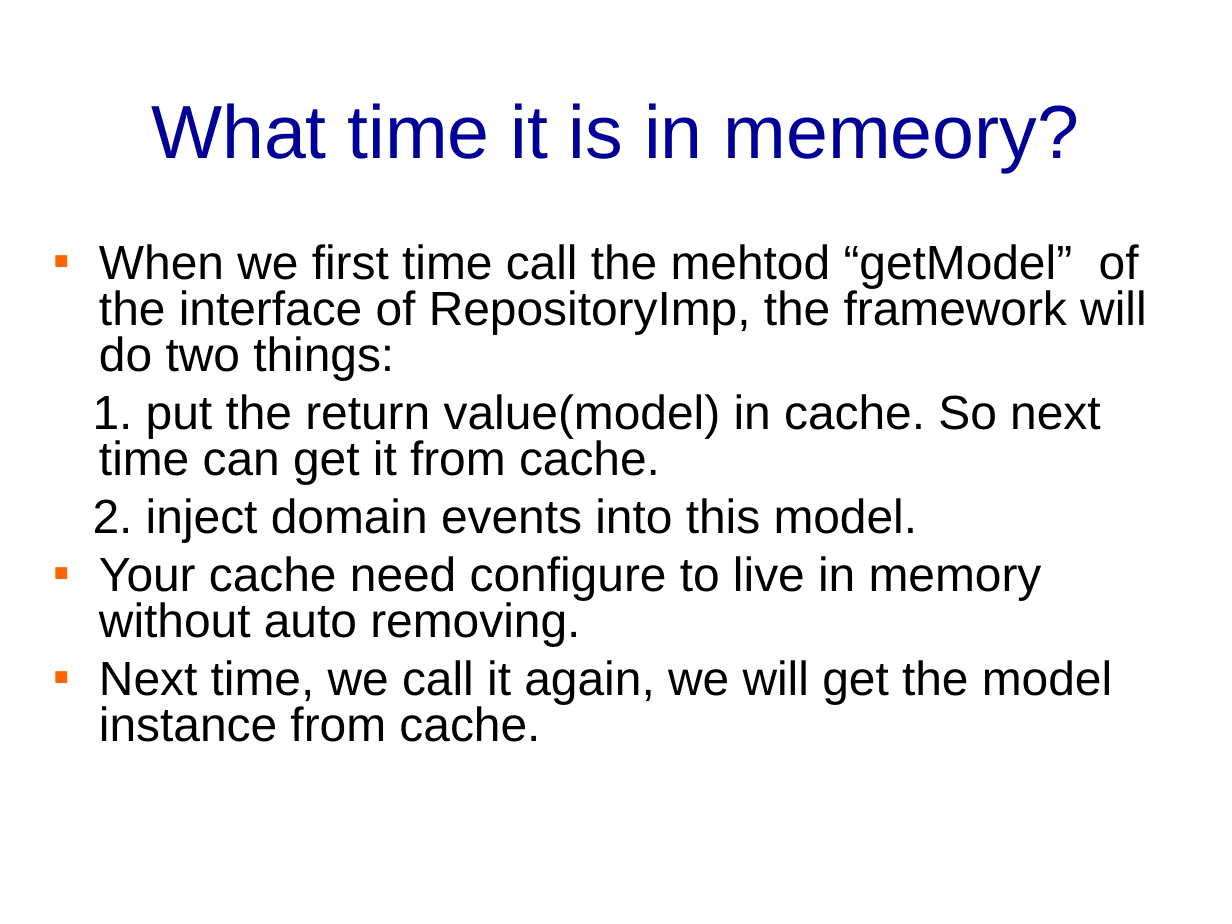
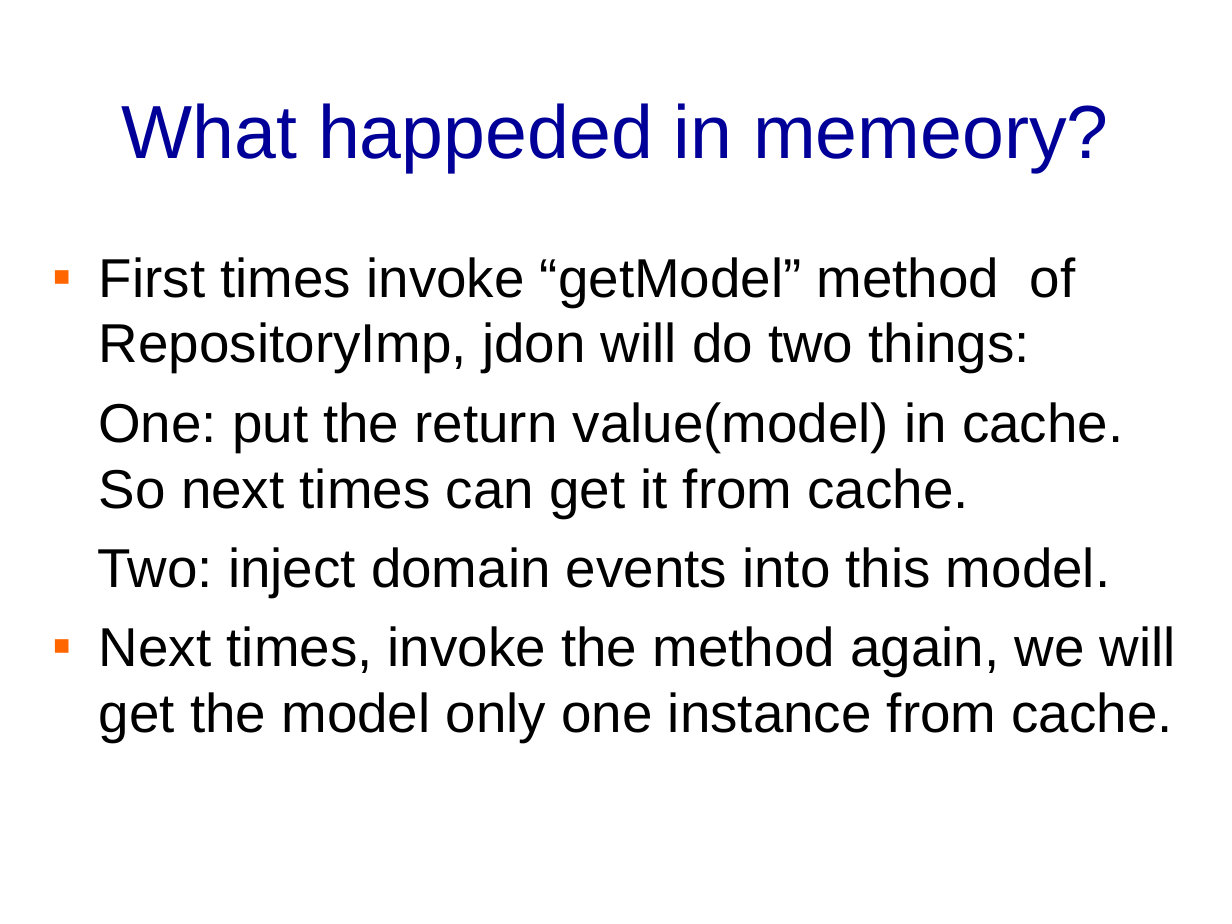
Before and after one commit to banq/banq.github.io, a slide deck: slide 60 of JdonFramework.ppt (slide 69 before the commit). Drawn at 1232x924 pixels with LibreOffice and Linux fonts; fonts in the diff are those of the drawing; background and template pictures are left out. Boxes give left, top, right and bottom in pixels: in the first picture for what was removed or moved away, otherwise in the second. Text is boxed around its words. In the diff, an @@ line names an element or a change of style, - is before the commit and + after.

Commit message:
doc fixed

```diff
--- a/JdonFramework.ppt
+++ b/JdonFramework.ppt
@@ title at [122,103,1109,172]: text changed @@
-What time it is in memeory?
+What happeded in memeory?
@@ text at [97,257,1176,742]: text changed; size 28 to 32 pt @@
-▪ When we first time call the mehtod “getModel” of the interface of RepositoryImp, the framework will do two things:
-1. put the return value(model) in cache. So next time can get it from cache.
-2. inject domain events into this model.
-▪ Your cache need configure to live in memory without auto removing.
-▪ Next time, we call it again, we will get the model instance from cache.
+▪ First times invoke “getModel” method of RepositoryImp, jdon will do two things:
+One: put the return value(model) in cache. So next times can get it from cache.
+Two: inject domain events into this model.
+▪ Next times, invoke the method again, we will get the model only one instance from cache.
```
Also in this commit, not shown: 22 other slides changed, 8 slides added, 17 slides removed.
